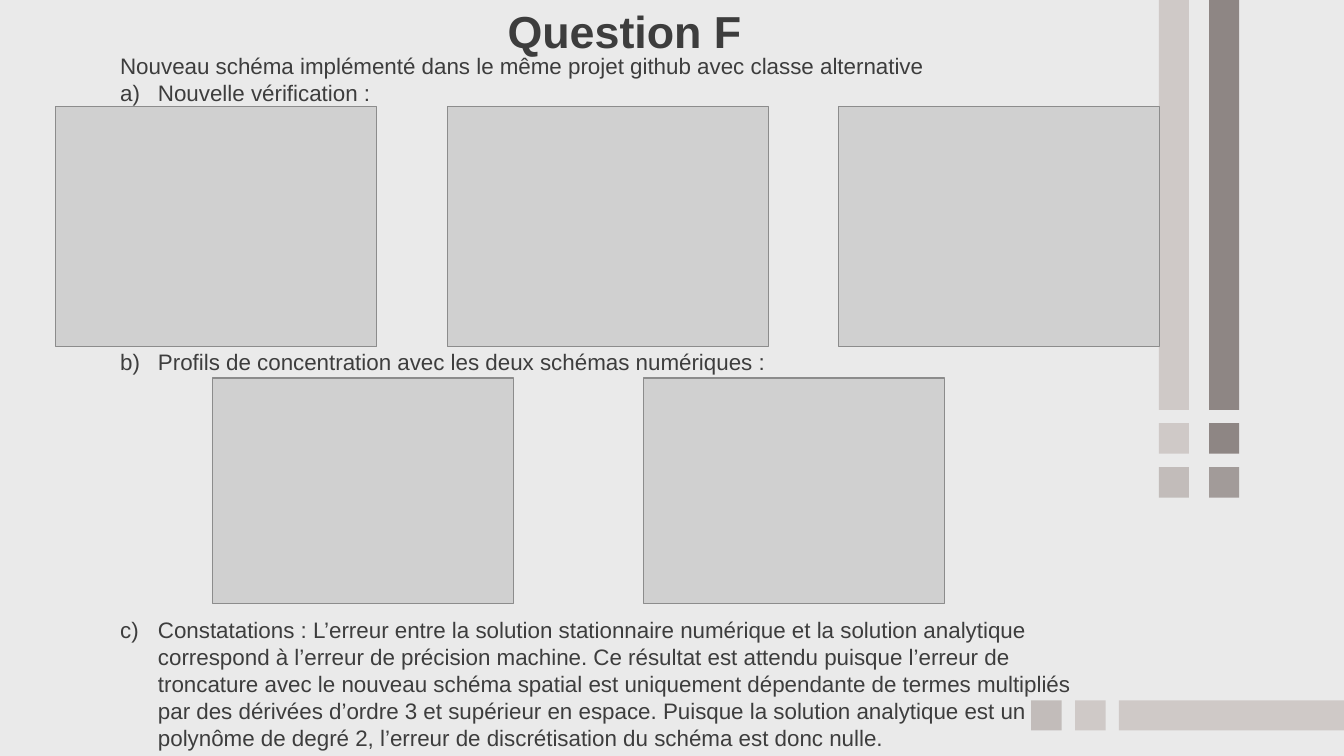
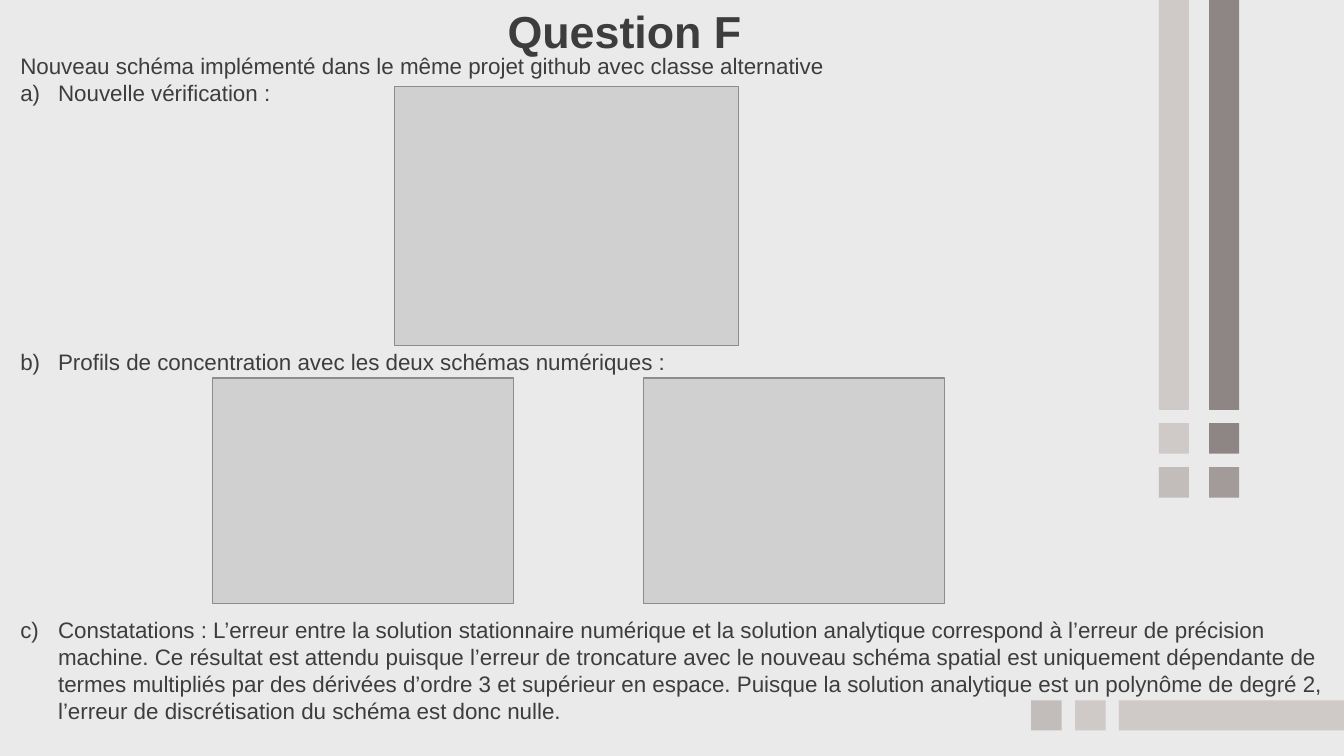
Before and after one commit to CameliaOuamara/Devoir1_Verification_de_code, a slide deck: slide 9 of doc/PPT_Devoir1.pptx (slide 10 before the commit). Drawn at 1344x756 pixels with LibreOffice and Linux fonts; fonts in the diff are those of the drawing; grey boxes stand for pictures. Boxes give left, top, right and bottom in pixels: in the first picture for what was removed or moved away, otherwise in the second. Text is boxed around its words. In the diff, an @@ line names an element or a change of style, - is before the commit and + after.

```diff
--- a/doc/PPT_Devoir1.pptx
+++ b/doc/PPT_Devoir1.pptx
@@ text "Nouveau schéma implémenté dans le ..." rewrapped from (120,56,1070,751) to (20,56,1322,719) @@
@@ picture: place and size @@
-picture at (448,106,769,347)
+picture at (394,87,739,346)
@@ picture removed at (55,106,377,347) @@
@@ picture removed at (839,106,1160,347) @@
```
Also in this commit, not shown: 5 other slides changed, 1 slide removed, 2 other files.
